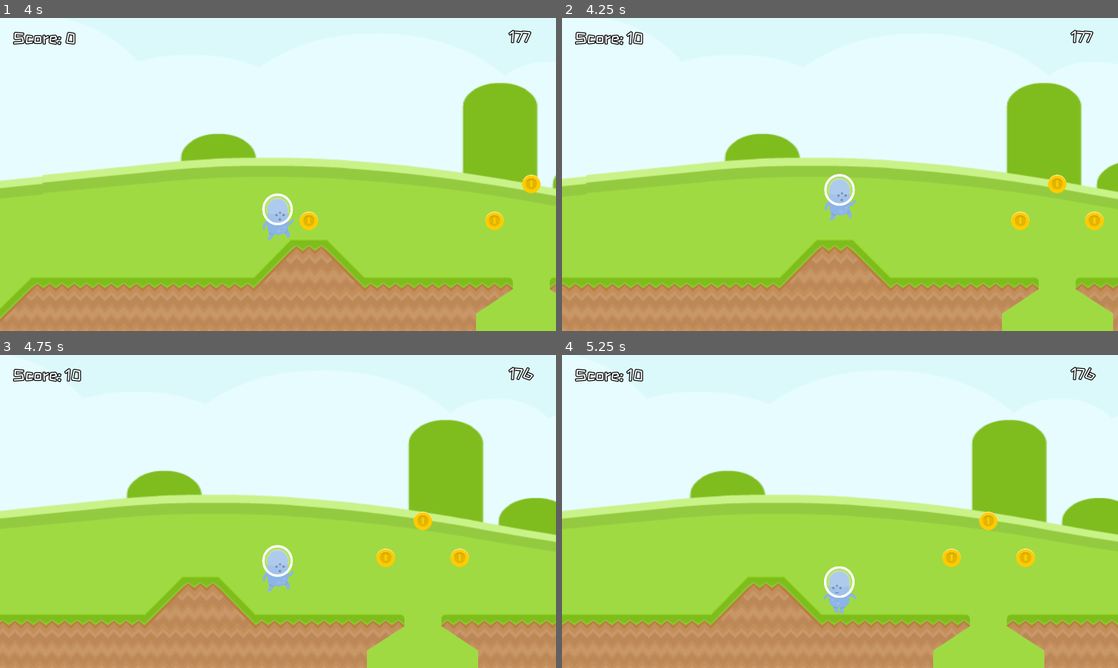
Above: before the commit, frames 1-4 (two rows, left to right).
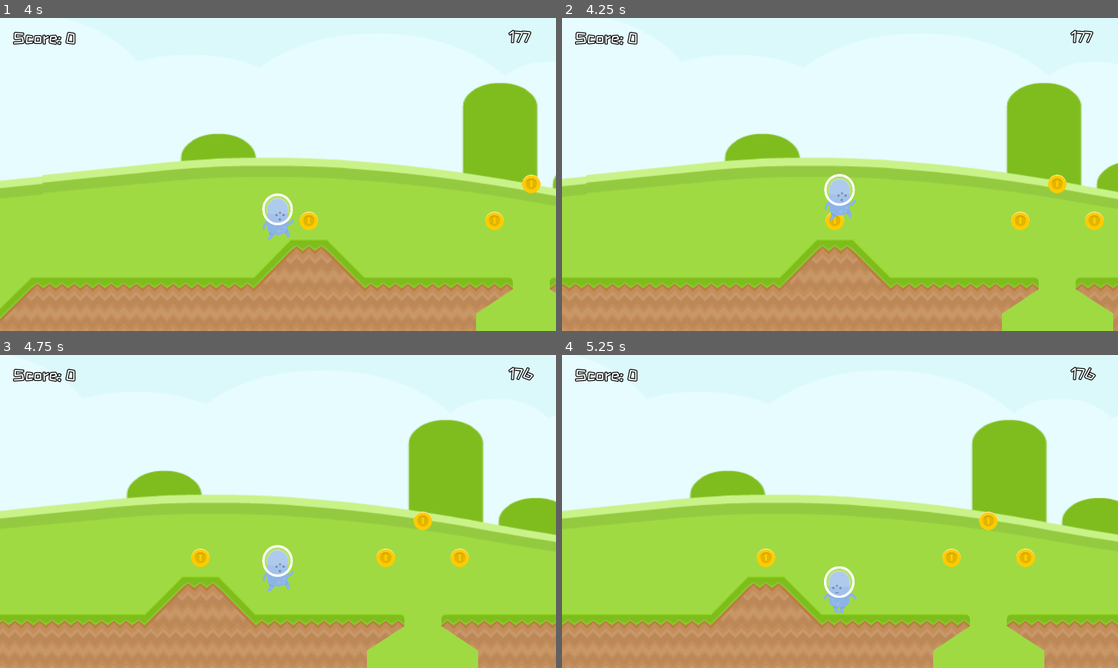
Above: after the commit, the same moments.

Repository: cpvanlue/midterm-cpvanlue
Game: Godot game, scene res://src/MainMenu.tscn
The game is run twice, just before and just after one commit, with the same random seed, the same clock (stepped at 60 frames per second) and the same inputs.
Inputs:
- Up to frame 1 (4 s): click "Play" at 0.5 s; tap Enter (ui_accept) at 1.25 s; hold S (crouch) 1.28-2.03 s; hold D (right) 1.28-2.78 s; tap Space (jump) at 1.52, 2.27, 3.77 s; tap Shift (sprint) at 2.1, 3.6 s; hold A (left) 2.78-3.53 s; hold S (crouch) 2.78-3.53 s; hold D (right) from 3.53 s (still down)
- Up to frame 2 (4.25 s): keep holding D (right)
- Up to frame 3 (4.75 s): keep holding D (right); hold S (crouch) from 4.28 s (still down); tap Space (jump) at 4.52 s
- Up to frame 4 (5.25 s): release D (right) at 5.03 s; release S (crouch) at 5.03 s; hold A (left) from 5.03 s (still down); tap Shift (sprint) at 5.1 s

Frame 1 is identical in both runs. In frame 2, 0.2% of the frame differs, in the area x 11-51%, y 4-68%; in frame 3, 0.3%, in the area x 11-38%, y 4-68%; in frame 4, 0.3%.
Error after the commit: Invalid get index 'name' (on base: 'Nil'). (res://src/Coin.gd:8)

Commit message:
Confirm scripts in compliance with style guide

Diff:
--- a/src/Coin.gd
+++ b/src/Coin.gd
@@ -1,8 +1,10 @@
 extends Area2D
+
 
 signal coin_get
 
-func _on_Coin_body_entered(body):
+
+func _on_Coin_body_entered(body: RigidBody2D) -> void:
 	if body.name == "Player":
 		emit_signal("coin_get")
 		queue_free()
--- a/src/Enemy.gd
+++ b/src/Enemy.gd
@@ -1,13 +1,14 @@
 extends KinematicBody2D
+
 
 signal player_bounce
 signal body_hit
 
-var velocity = Vector2(-250,0)
-var lethal = true
+var velocity := Vector2(-250,0)
+var lethal := true
 
 
-func _physics_process(delta: float):
+func _physics_process(delta: float) -> void:
 	var value := move_and_collide(velocity * delta)
 	if value:
 		if (value.collider.name == "TileMap") or ("Enemy" in value.collider.name):
--- a/src/Level.gd
+++ b/src/Level.gd
@@ -3,8 +3,8 @@
 
 const COIN := preload("res://src/Coin.tscn")
 
-var score := 0
-var timer
+var _score := 0
+
 
 func _ready()-> void:
 	Jukebox.toggle_background()
@@ -20,7 +20,7 @@
 
 
 func _process(_delta: float) -> void:
-	$HUD/Labels/ScoreLabel.text = "Score: " + str(score)
+	$HUD/Labels/ScoreLabel.text = "Score: " + str(_score)
 	$HUD/Labels/TimerLabel.text = str(int($Timer.get_time_left()))
 
 
@@ -48,15 +48,15 @@
 
 
 func _on_Coin_Get() -> void:
-	score += 10
+	_score += 10
 	Jukebox.play_coin()
 
 
 func _on_Body_Hit() -> void:
 	Jukebox.play_enemy()
-	score -= 10
-	if score < 0:
-		score = 0
+	_score -= 10
+	if _score < 0:
+		_score = 0
 
 
 func _on_KillZone_body_entered(body: PhysicsBody2D) -> void:
@@ -66,7 +66,7 @@
 		$Player/AnimationPlayer.play("Die")
 		yield(get_tree().create_timer(1), "timeout")
 		body.queue_free()
-		$HUD/GameOverHUD/ColorRect/ScoreLabel.text = "Score: " + str(score)
+		$HUD/GameOverHUD/ColorRect/ScoreLabel.text = "Score: " + str(_score)
 		$HUD/GameOverHUD.visible = true
 	if body.name == "Enemy":
 		body.queue_free()
@@ -80,8 +80,8 @@
 		get_tree().paused = true
 		$HUD/Labels.visible = false
 		$Timer.paused = true
-		score += $Timer.get_time_left() * 100
+		_score += $Timer.get_time_left() * 100
 		$Flag/AnimatedSprite.animation = "active"
 		$HUD/GameOverHUD/ColorRect/GameOver.text = "You Win!"
-		$HUD/GameOverHUD/ColorRect/ScoreLabel.text = "Score: " + str(score)
+		$HUD/GameOverHUD/ColorRect/ScoreLabel.text = "Score: " + str(_score)
 		$HUD/GameOverHUD.visible = true
--- a/src/MainMenu.gd
+++ b/src/MainMenu.gd
@@ -1,5 +1,4 @@
 extends CanvasLayer
-
 
 
 func _ready() -> void:
@@ -7,7 +6,7 @@
 	Jukebox.toggle_background()
 
 
-func _process(_delta):
+func _process(_delta: float) -> void:
 	if Input.is_action_pressed("ui_accept"):
 		_on_Button_pressed()
 
--- a/src/PlayAgain.gd
+++ /dev/null
@@ -1 +0,0 @@
-extends Button
